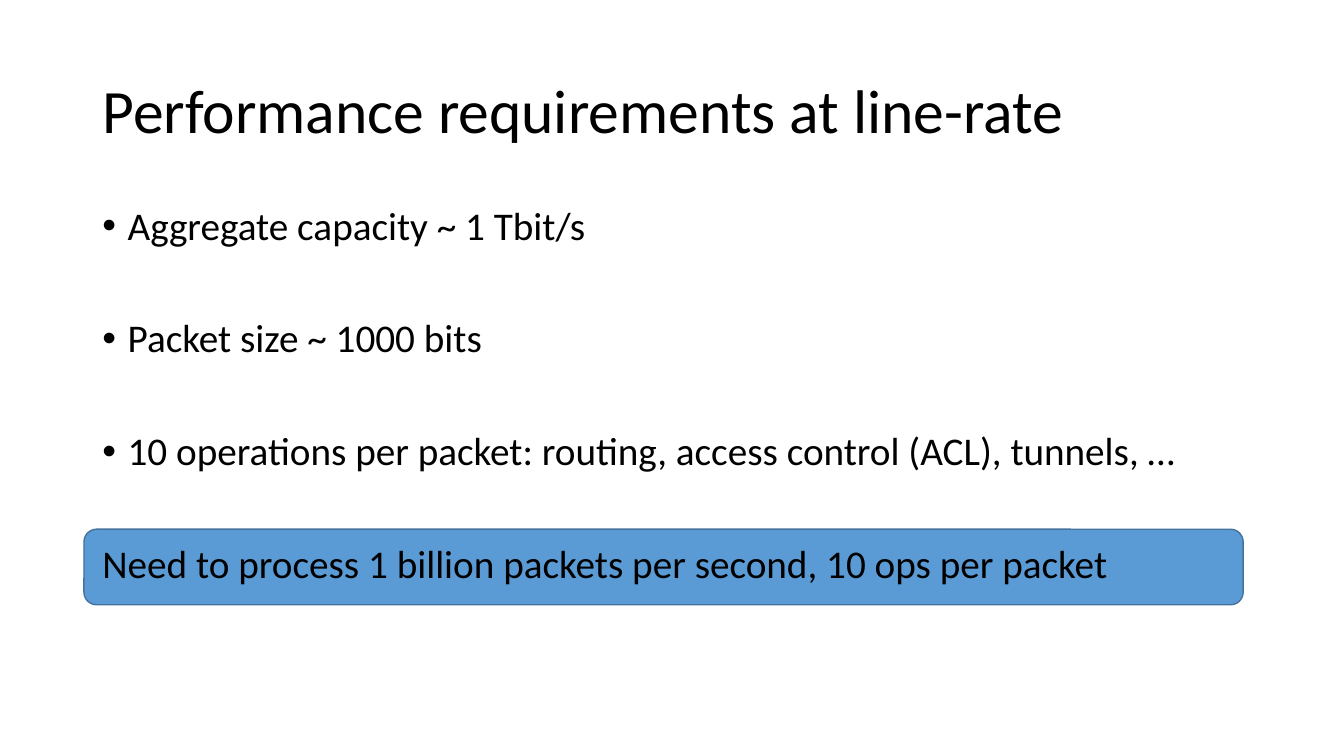
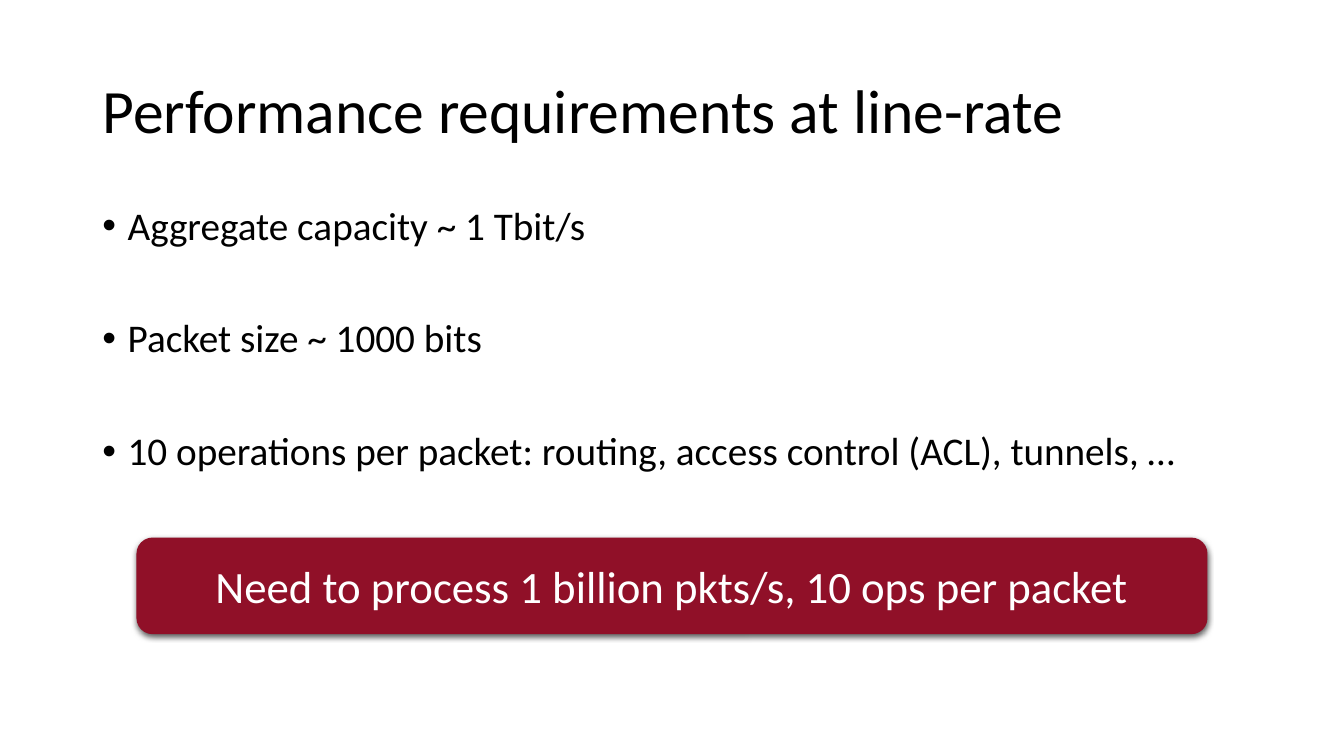
Before and after one commit to anirudhSK/pifo-domino-marple-ppts, a slide deck: slide 9 of combined_domino_pifo.pptx. Drawn at 1344x756 pixels with LibreOffice and Linux fonts; fonts in the diff are those of the drawing. Boxes give left, top, right and bottom in pixels: in the first picture for what was removed or moved away, otherwise in the second. Text is boxed around its words. In the diff, an @@ line names an element or a change of style, - is before the commit and + after.

```diff
--- a/combined_domino_pifo.pptx
+++ b/combined_domino_pifo.pptx
@@ rounded rectangle removed at bbox=[84, 529, 1243, 605] @@
@@ rounded rectangle added at bbox=[136, 537, 1207, 634], fill #901028, 32 pt, text #FFFFFF @@
+Need to process 1 billion pkts/s, 10 ops per packet
@@ text at bbox=[102, 550, 1107, 585]: paragraph removed @@
-Need to process 1 billion packets per second, 10 ops per packet
```
Also in this commit, not shown: 7 other slides changed, 1 slide added.
